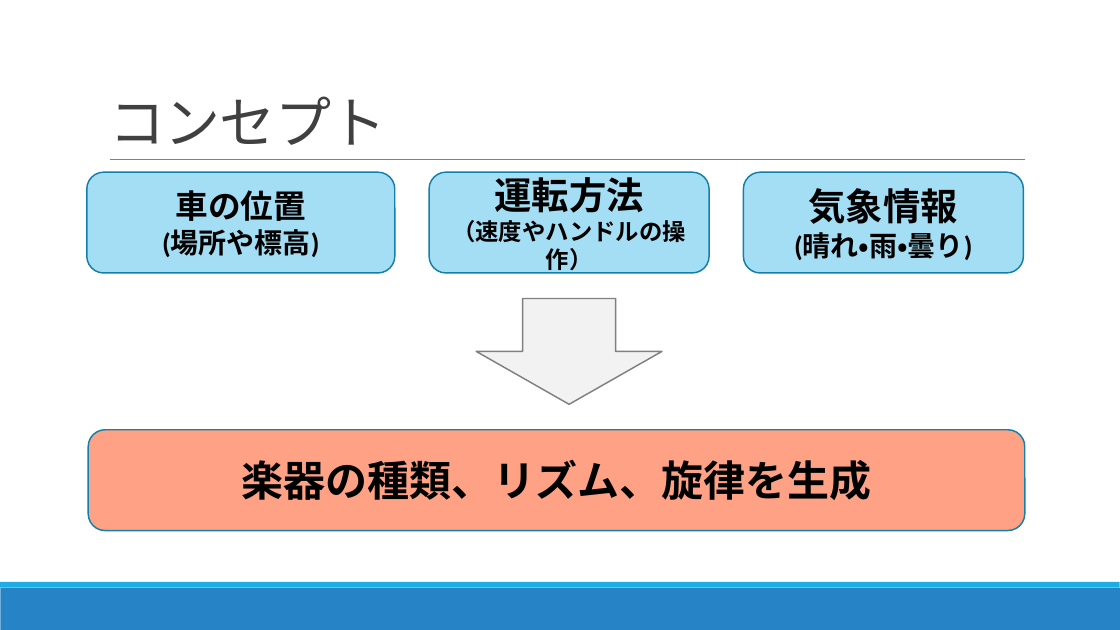
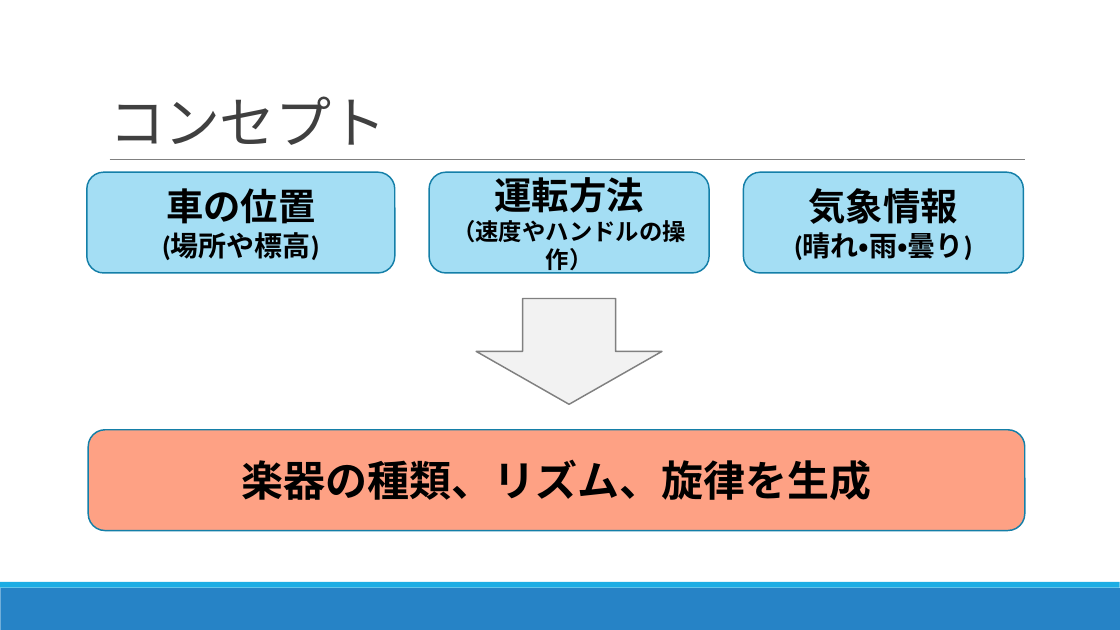
Before and after one commit to aquavit/comporive, a slide deck: slide 4 of コンポライブ.pptx (slide 3 before the commit). Drawn at 1120x630 pixels with LibreOffice and Linux fonts; fonts in the diff are those of the drawing. Boxes give left, top, right and bottom in pixels: in the first picture for what was removed or moved away, otherwise in the second. Text is boxed around its words. In the diff, an @@ line names an element or a change of style, - is before the commit and + after.

Commit message:
コンポライブ作成

```diff
--- a/コンポライブ.pptx
+++ b/コンポライブ.pptx
@@ text in rounded rectangle at (166,188,315,224): size 28 to 32 pt in "車の位置" @@
```
Also in this commit, not shown: 1 other slide changed, 4 slides added, 2 slides removed.
